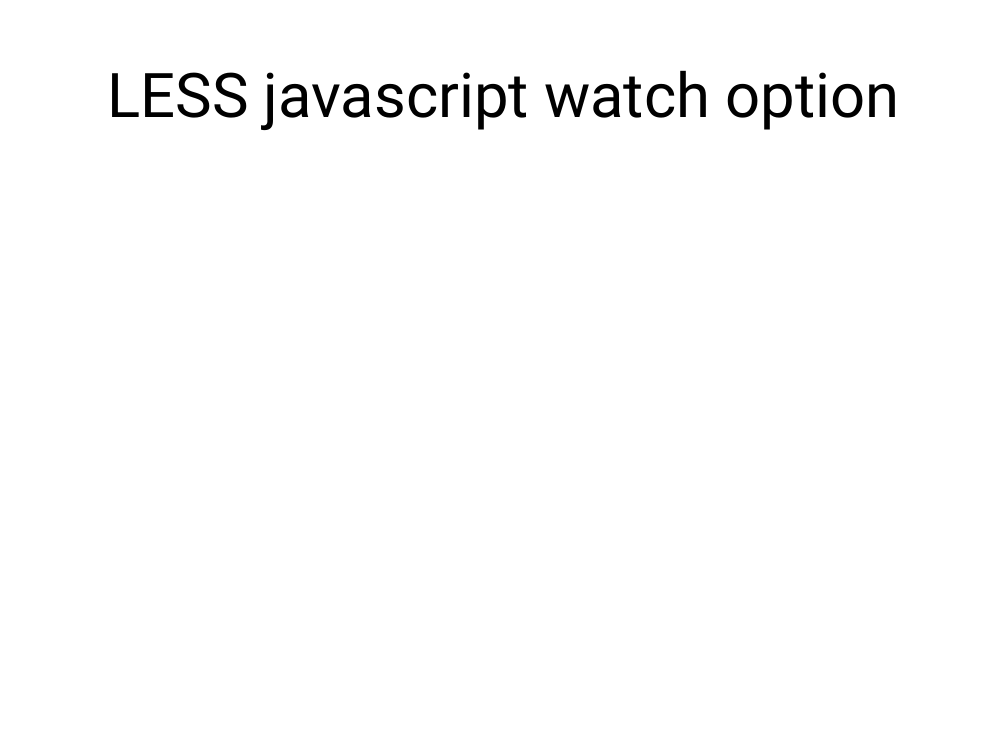
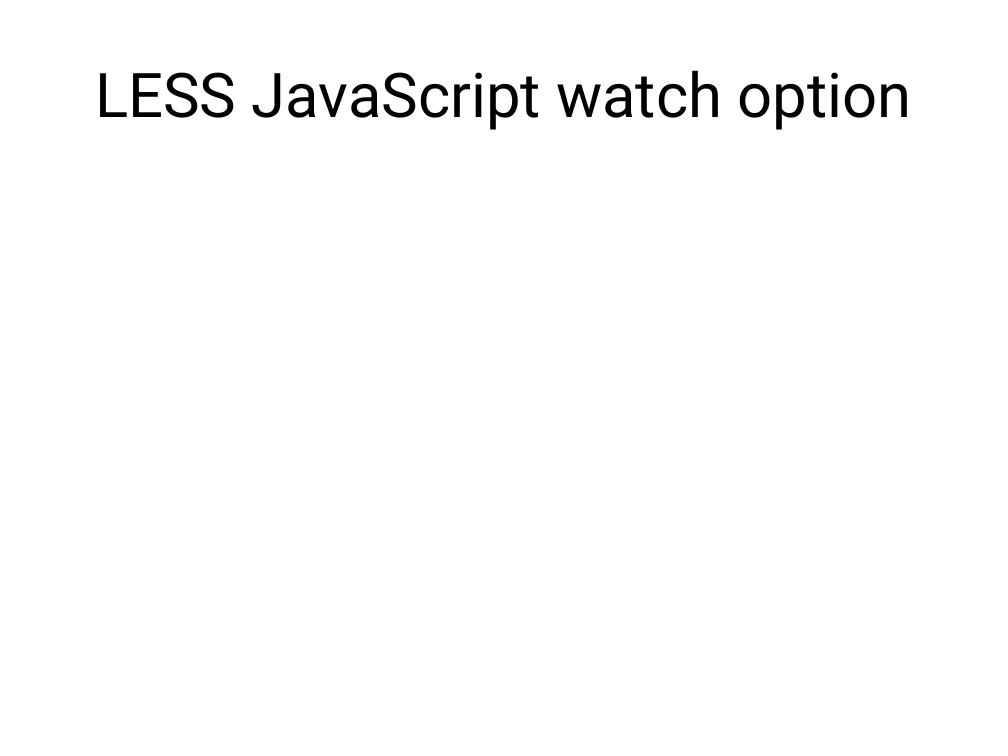
Before and after one commit to jacobladams/presentations, a slide deck: slide 54 of less-and-sass/Write LESS CSS and make it SASSier.pptx (slide 45 before the commit). Drawn at 1008x756 pixels with LibreOffice and Linux fonts; fonts in the diff are those of the drawing. Boxes give left, top, right and bottom in pixels: in the first picture for what was removed or moved away, otherwise in the second. Text is boxed around its words. In the diff, an @@ line names an element or a change of style, - is before the commit and + after.

Commit message:
Added more slide content to SASS and LESS presentation.  This is the version that was given interally.

```diff
--- a/less-and-sass/Write LESS CSS and make it SASSier.pptx
+++ b/less-and-sass/Write LESS CSS and make it SASSier.pptx
@@ title at box(95, 70, 911, 130): text changed @@
-LESS javascript watch option
+LESS JavaScript watch option
```
Also in this commit, not shown: 12 other slides changed, 13 slides added, 4 slides removed.
